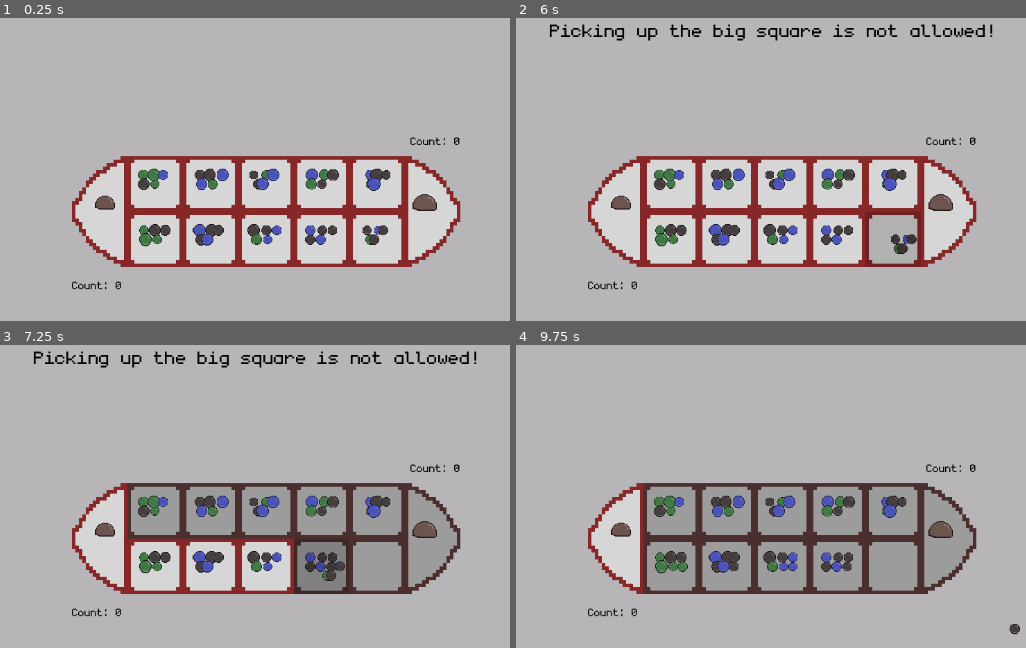
Above: before the commit, frames 1-4 (two rows, left to right).
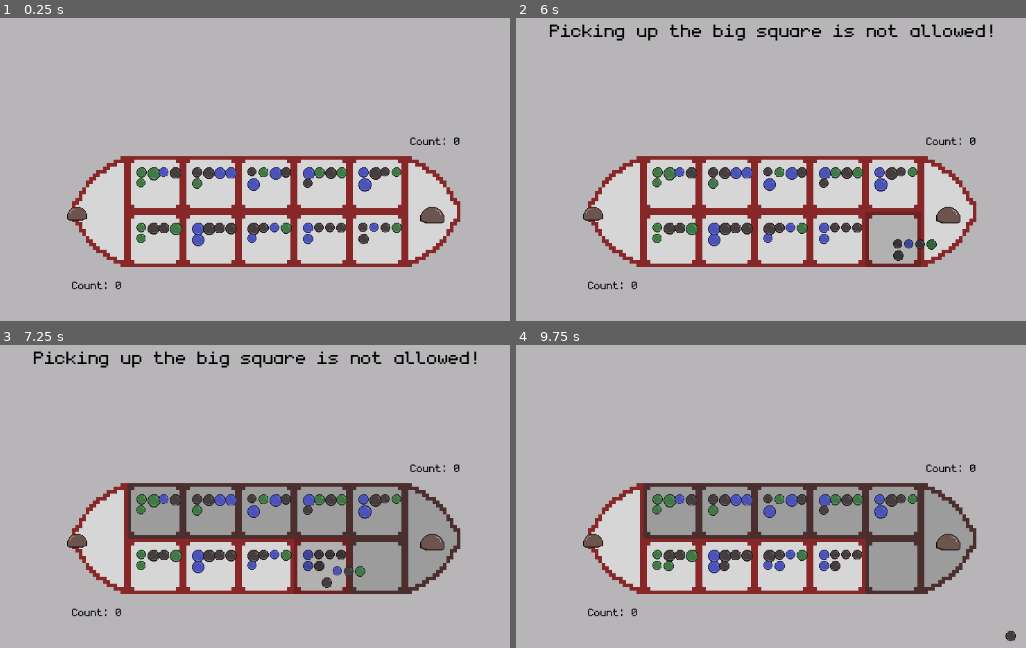
Above: after the commit, the same moments.

Repository: thannicko/QuanCaptureGame
Game: Godot game, scene res://scenes/main.tscn
Same seed, same stepped clock (60 frames per second), same inputs: the game is played once before the commit and once after it.
Inputs (mouse positions are in pixels of both pictures, inside the frame that each line leads up to):
- Up to frame 1 (0.25 s): no input
- Up to frame 2 (6 s): tap Enter at 0.5, 2, 3.5 s; move the mouse to (618, 211) at 0.52 s; click (618, 211) at 0.67 s; tap Space at 1.25, 2.75, 4.25 s; move the mouse to (669, 184) at 1.27 s; click (669, 184) at 1.42 s; move the mouse to (725, 184) at 2.02 s; click (725, 184) at 2.17 s; move the mouse to (781, 184) at 2.77 s; click (781, 184) at 2.92 s; move the mouse to (837, 184) at 3.52 s; click (837, 184) at 3.67 s; move the mouse to (893, 184) at 4.27 s; click (893, 184) at 4.42 s; move the mouse to (949, 211) at 5.02 s; click (949, 211) at 5.17 s; move the mouse to (893, 239) at 5.77 s; click (893, 239) at 5.92 s
- Up to frame 3 (7.25 s): move the mouse to (321, 566) at 6.52 s; click (321, 566) at 6.67 s
- Up to frame 4 (9.75 s): move the mouse to (781, 566) at 7.27 s; click (781, 566) at 7.42 s; move the mouse to (725, 566) at 8.02 s; click (725, 566) at 8.17 s; move the mouse to (669, 566) at 8.77 s; click (669, 566) at 8.92 s; move the mouse to (1005, 620) at 9.52 s; click (1005, 620) at 9.67 s

The runs differ from the first frame. In frame 1, 4.3% of the frame differs, in the area x 13-88%, y 49-76%; in frame 2, 4.3%; in frame 3, 5.5%; in frame 4, 10%, in the area x 13-99%, y 49-98%.

Commit message:
Added refill squares and count remaining rocks when game end

Diff:
--- a/scenes/bigrock.tscn
+++ b/scenes/bigrock.tscn
@@ -7,11 +7,13 @@
 radius = 17.72
 
 [node name="BigRock" type="Node2D"]
+z_index = 15
 script = ExtResource("1_xgb2t")
 rock_textures = Array[Texture2D]([ExtResource("2_fnhts")])
 score = 10
 
 [node name="Area2D" type="Area2D" parent="."]
+position = Vector2(18, 12.5)
 
 [node name="CollisionShape2D" type="CollisionShape2D" parent="Area2D"]
 scale = Vector2(0.926136, -0.7246)
@@ -19,4 +21,5 @@
 
 [node name="Sprite2D" type="Sprite2D" parent="."]
 texture_filter = 1
+position = Vector2(18, 12.5)
 texture = ExtResource("2_fnhts")
--- a/scenes/rock.tscn
+++ b/scenes/rock.tscn
@@ -13,10 +13,12 @@
 rock_textures = Array[Texture2D]([ExtResource("3_ibmlo"), ExtResource("1_0auhv"), ExtResource("4_udb54")])
 
 [node name="Area2D" type="Area2D" parent="."]
+position = Vector2(9, 9)
 
 [node name="CollisionShape2D" type="CollisionShape2D" parent="Area2D"]
 shape = SubResource("CircleShape2D_l2bjr")
 
 [node name="Sprite2D" type="Sprite2D" parent="."]
 texture_filter = 1
+position = Vector2(9, 9)
 texture = ExtResource("1_0auhv")
--- a/scenes/rockpile.tscn
+++ b/scenes/rockpile.tscn
@@ -1,23 +1,17 @@
-[gd_scene load_steps=3 format=3 uid="uid://b3nupaf0mqq2f"]
+[gd_scene load_steps=4 format=3 uid="uid://b3nupaf0mqq2f"]
 
 [ext_resource type="Script" path="res://scripts/rockpile.gd" id="1_ixije"]
 [ext_resource type="PackedScene" uid="uid://do5ciu7ykx32p" path="res://scenes/rock.tscn" id="1_jbstt"]
+[ext_resource type="PackedScene" uid="uid://cdwe6kexy05uu" path="res://scenes/bigrock.tscn" id="2_el74c"]
 
 [node name="Rockpile" type="Node2D"]
 z_index = 5
 script = ExtResource("1_ixije")
 
+[node name="BigRock" parent="." instance=ExtResource("2_el74c")]
+
 [node name="Rock" parent="." instance=ExtResource("1_jbstt")]
-position = Vector2(8, 8)
+position = Vector2(32, 0)
 
 [node name="Rock2" parent="." instance=ExtResource("1_jbstt")]
-position = Vector2(24, 8)
-
-[node name="Rock3" parent="." instance=ExtResource("1_jbstt")]
-position = Vector2(24, 24)
-
-[node name="Rock4" parent="." instance=ExtResource("1_jbstt")]
-position = Vector2(8, 24)
-
-[node name="Rock5" parent="." instance=ExtResource("1_jbstt")]
-position = Vector2(40, 8)
+position = Vector2(48, 0)
--- a/scenes/square.tscn
+++ b/scenes/square.tscn
@@ -12,6 +12,10 @@
 scale = Vector2(5, 5)
 script = ExtResource("1_6kgwa")
 
+[node name="Marker2D" type="Marker2D" parent="."]
+position = Vector2(2.6, 3.2)
+scale = Vector2(1, 1)
+
 [node name="Area2D" type="Area2D" parent="."]
 position = Vector2(8, 8)
 
@@ -23,9 +27,10 @@
 position = Vector2(8, 8)
 texture = ExtResource("2_5s413")
 
-[node name="Rockpile" parent="." instance=ExtResource("3_2vgq4")]
-position = Vector2(4.4, 5.4)
+[node name="Rockpile" parent="." node_paths=PackedStringArray("pileorigin") instance=ExtResource("3_2vgq4")]
+position = Vector2(1.2, 2.2)
 scale = Vector2(0.167, 0.167)
+pileorigin = NodePath("../Marker2D")
 
 [node name="DisableSquare" type="Sprite2D" parent="."]
 texture_filter = 1
--- a/scenes/squarebig.tscn
+++ b/scenes/squarebig.tscn
@@ -11,6 +11,10 @@
 [node name="SquareBig" type="Node2D"]
 scale = Vector2(5, 5)
 script = ExtResource("1_emkf0")
+
+[node name="Marker2D" type="Marker2D" parent="."]
+position = Vector2(4.4, 14.6)
+scale = Vector2(1, 1)
 
 [node name="Area2D" type="Area2D" parent="."]
 position = Vector2(8, 8)
@@ -47,6 +51,7 @@
 texture = ExtResource("3_o7wp7")
 flip_v = true
 
-[node name="Rockpile" parent="." instance=ExtResource("3_g1rkm")]
-position = Vector2(5.2, 13.4)
+[node name="Rockpile" parent="." node_paths=PackedStringArray("pileorigin") instance=ExtResource("3_g1rkm")]
+position = Vector2(3.2, 12.8)
 scale = Vector2(0.167, 0.167)
+pileorigin = NodePath("../Marker2D")
--- a/scripts/board.gd
+++ b/scripts/board.gd
@@ -4,6 +4,7 @@
 signal turn_started(player_index: int)
 signal turn_ended()
 signal game_ended()
+signal borrowed_from_stash(player_index: int, amount: int)
 
 const NumberOfSquares : int  = 12
 const NumberOfPlayerSquares : int  = 5
@@ -26,6 +27,13 @@
 	elif (index > NumberOfPlayerSquares + 1 and index < NumberOfSquares):
 		return 1
 	return -1
+
+func get_all_squares_in_row(row_index: int) -> Array[Square]:
+	var result : Array[Square] = []
+	for i in range(0, NumberOfSquares):
+		if (get_row_index(squares[i]) == row_index):
+			result.append(squares[i])
+	return result
 
 func _spawn_board():
 	squares.clear()
--- a/scripts/boardstatemachine/stateboardeatsquare.gd
+++ b/scripts/boardstatemachine/stateboardeatsquare.gd
@@ -7,13 +7,14 @@
 	exclamation_mark.hide()
 	exclamation_mark.reparent(statemachine.empty_square_to_tap)
 	exclamation_mark.position = Vector2(8, 8)
+	if (statemachine.empty_square_to_tap is BigSquare):
+		exclamation_mark.position.y += 8
 	exclamation_mark.show()
 	statemachine.empty_square_to_tap.enable()
 	statemachine.empty_square_to_tap.square_clicked.connect(on_empty_square_tapped)
 	statemachine.eaten_square.square_clicked.connect(on_square_eaten)
 
 func on_empty_square_tapped() -> void:
-	statemachine.empty_square_to_tap.disable()
 	statemachine.eaten_square.enable()
 	exclamation_mark.hide()
 
--- a/scripts/boardstatemachine/stateboardgameended.gd
+++ b/scripts/boardstatemachine/stateboardgameended.gd
@@ -1,7 +1,18 @@
 class_name StateBoardGameEnded extends State
+
+var board: Board
 
 func entry() -> void:
 	print("Enter: ", name)
-	statemachine.board.game_ended.emit()
 	GlobalPrompter.prompt("Game ended!")
-	#TODO: Restart
+	board = statemachine.board
+	board.game_ended.emit()
+	eat_all_remaining_squares_for_row(0)
+	eat_all_remaining_squares_for_row(1)
+	for square in board.squares:
+		square.disable()
+
+func eat_all_remaining_squares_for_row(row_index: int) -> void:
+	for square in board.get_all_squares_in_row(row_index):
+		if not square.is_empty():
+			board.square_eaten.emit(row_index, square)
--- a/scripts/boardstatemachine/stateboardpickuprocks.gd
+++ b/scripts/boardstatemachine/stateboardpickuprocks.gd
@@ -1,23 +1,43 @@
 class_name StateBoardPickupRocks extends State
+
+var allowed_squares: Array[Square]
+var board: Board
 
 func entry() -> void:
 	print("Entered: ", name)
 	statemachine.selected_square = null
 	statemachine.first_dropoff_square = null
-	for square_node in statemachine.board.squares:
+	board = statemachine.board
+	allowed_squares = board.get_all_squares_in_row(
+		statemachine.allowed_row_index)
+	if (is_all_squares_empty()):
+		print("All squares empty, refilling")
+		refill_squares()
+	for square_node in board.squares:
 		var square = square_node as Square
 		square.square_clicked.connect(on_square_clicked.bind(square))
 		square.enable()
 
-func check_all_squares_empty() -> void:
-	#TODO: Add take 5 of own stash if empty.
-	pass
+func is_all_squares_empty() -> bool:
+	for square in allowed_squares:
+		print(square, " is empty: ", square.is_empty())
+		if not square.is_empty():
+			return false
+	return true
+
+func refill_squares() -> void:
+	for square in allowed_squares:
+		square.rock_pile.put_down()
+		square.rock_pile.set_rocks(1)
+	board.borrowed_from_stash.emit(
+		statemachine.allowed_row_index,
+		board.NumberOfPlayerSquares)
 
 func on_square_clicked(square: Square) -> void:
 	if (statemachine.selected_square == null):
 		if (square is BigSquare):
 			GlobalPrompter.prompt("Picking up the big square is not allowed!")
-		elif (statemachine.board.get_row_index(square) != statemachine.allowed_row_index):
+		elif (not allowed_squares.has(square)):
 			GlobalPrompter.prompt("Only allowed to pick up from your own squares!")
 		elif (not square.rock_pile.is_empty()):
 			square.rock_pile.pick_up()
@@ -28,7 +48,7 @@
 		if (square == statemachine.selected_square):
 			square.rock_pile.put_down()
 			statemachine.selected_square = null
-		elif (abs(square.position.x - statemachine.selected_square.position.x) == square.get_size().x):
+		elif (abs(square.position.x - statemachine.selected_square.position.x) <= statemachine.selected_square.get_size().x):
 			print("First dropoff square: ", square.name)
 			statemachine.first_dropoff_square = square
 			_determine_selected_direction()
@@ -44,6 +64,6 @@
 
 func exit() -> void:
 	print("Exiting: selected square, ", statemachine.selected_square)
-	for square_node in statemachine.board.squares:
+	for square_node in board.squares:
 		var square = square_node as Square
 		square.square_clicked.disconnect(on_square_clicked)
--- a/scripts/boardstatemachine/stateboardputrocks.gd
+++ b/scripts/boardstatemachine/stateboardputrocks.gd
@@ -36,7 +36,6 @@
 	if (statemachine.selected_square.rock_pile.rocks_count() > 0):
 		var rock = statemachine.selected_square.rock_pile.pop_front()
 		destination.rock_pile.add_rock(rock)
-		destination.disable()
 		_square_path.erase(destination)
 		statemachine.last_dropoff_square = destination
 		_check_path_empty()
--- a/scripts/boardstatemachine/stateboardsetup.gd
+++ b/scripts/boardstatemachine/stateboardsetup.gd
@@ -5,6 +5,7 @@
 	for square_node in statemachine.board.squares:
 		var square = square_node as Square
 		square.set_process_input(false)
+		square.rock_pile.set_container_size(square.global_position, square.get_size())
 		if (square is BigSquare):
 			square.rock_pile.set_big_rocks(statemachine.NumberOfStartingRocksBigSquare)
 		else:
--- a/scripts/playerrockpile.gd
+++ b/scripts/playerrockpile.gd
@@ -6,11 +6,18 @@
 @onready var count_label : Label = $"Label"
 
 func _ready() -> void:
-	rock_pile.set_container_size(Vector2(128, 128))
+	rock_pile.set_container_size(rock_pile.global_position, Vector2(128, 128))
 	board.square_eaten.connect(on_square_eaten)
+	board.borrowed_from_stash.connect(on_borrowed_from_stash)
 
 func on_square_eaten(index: int, square: Square) -> void:
 	if (index == player_index):
 		rock_pile.add_rocks(square.rock_pile.rocks())
 		count_label.text = "Score: " + str(rock_pile.score())
 		square.eat()
+
+func on_borrowed_from_stash(index: int, amount: int) -> void:
+	if (index == player_index):
+		print(index, " - Removed from stash: ", amount)
+		rock_pile.remove_rocks(amount)
+		count_label.text = "Score: " + str(rock_pile.score())
--- a/scripts/rock.gd
+++ b/scripts/rock.gd
@@ -4,6 +4,14 @@
 @export var score: int = 1
 @onready var sprite : Sprite2D = $"Sprite2D"
 
+var _stored_texture: Texture2D = null
+
 func _ready() -> void:
-	var index = randi_range(0, rock_textures.size() - 1)
-	sprite.texture = rock_textures[index]
+	if (_stored_texture == null):
+		var index = randi_range(0, rock_textures.size() - 1)
+		sprite.texture = rock_textures[index]
+	else:
+		sprite.texture = _stored_texture
+
+func set_texture(texture: Texture2D) -> void:
+	_stored_texture = texture
--- a/scripts/rockpile.gd
+++ b/scripts/rockpile.gd
@@ -1,22 +1,28 @@
 class_name RockPile extends Node2D
+
+@export var pileorigin: Marker2D
 
 const RockSize: int = 16
 const RockScene: PackedScene = preload("res://scenes/rock.tscn")
 const BigRockScene: PackedScene = preload("res://scenes/bigrock.tscn")
 var picked_up: bool = false
-var container_size: Vector2
+var _container_global_position: Vector2
+var _max_global_position: Vector2
 var max_rocks_in_row: int
 var _position_when_picked_up: Vector2 = Vector2.ZERO
 var _rocks: Array[Rock]
+var _starting_position: Vector2
 
 func _ready() -> void:
+	_starting_position = global_position
 	_rocks.clear()
 	for child in get_children():
 		child.queue_free()
 
-func set_container_size(size: Vector2) -> void:
-	container_size = size - Vector2(30, 30)
-	max_rocks_in_row = container_size.x / RockSize
+func set_container_size(global_pos: Vector2, size: Vector2) -> void:
+	_container_global_position = global_pos + Vector2(8, 8)
+	_max_global_position = _container_global_position + size
+	max_rocks_in_row = (size.x - RockSize) / RockSize
 
 func is_empty() -> bool:
 	return rocks_count() <= 0
@@ -46,15 +52,37 @@
 func pop_front() -> Node2D:
 	return _rocks.pop_front()
 
-func add_rock(rock : Node2D) -> void:
+func add_rock(rock : Rock) -> void:
 	picked_up = false
-	rock.reparent(self)
-	_rocks.append(rock)
-	_set_rock_position(rock, _rocks.find(rock))
+	var new_rock = duplicate_rock(rock)
+	add_child(new_rock)
+	_rocks.append(new_rock)
+	_set_rock_position(new_rock, _rocks.find(new_rock))
+	rock.queue_free()
+
+func duplicate_rock(rock: Rock) -> Rock:
+	var new_rock: Rock
+	if (rock is Rock):
+		new_rock = RockScene.instantiate() as Rock
+	elif (rock is BigRock):
+		new_rock = BigRockScene.instantiate() as BigRock
+	new_rock.set_texture(rock.sprite.texture)
+	return new_rock
 
 func add_rocks(rocks : Array[Rock]) -> void:
 	for rock in rocks:
 		add_rock(rock)
+
+func remove_rocks(amount: int) -> void:
+	var count: int = 0
+	for rock in _rocks:
+		if count == amount:
+			break
+		if rock is BigRock:
+			continue
+		rock.queue_free()
+		_rocks.erase(rock)
+		count += 1
 
 func rocks() -> Array[Rock]:
 	return _rocks
@@ -78,11 +106,13 @@
 		_set_rock_position(rock, i)
 
 func _set_rock_position(rock: Node2D, index: int) -> void:
-	rock.position.x = (index % max_rocks_in_row) * RockSize
-	rock.position.x += randi_range(0, 10)
-	rock.position.y = (index / max_rocks_in_row) * RockSize
-	rock.position.x = min(rock.position.x, container_size.x)
-	rock.position.y = min(rock.position.y, container_size.y)
+	if (pileorigin != null):
+		position = pileorigin.position
+	rock.global_position.x += (index % max_rocks_in_row) * RockSize
+	rock.global_position.y += (index / max_rocks_in_row) * RockSize
+	rock.global_position.x = min(rock.global_position.x, _max_global_position.x)
+	rock.global_position.y = min(rock.global_position.y, _max_global_position.y)
+	print("Set rock position: ", rock, index, " -> ", rock.global_position, " vs origin: ", global_position)
 
 func _add_rock_to_scene(rock: Node2D):
 	var random_scale = randf_range(0.85, 1.25)
--- a/scripts/square.gd
+++ b/scripts/square.gd
@@ -15,7 +15,7 @@
 func _ready() -> void:
 	area2d.mouse_entered.connect(_on_mouse_entered_square)
 	area2d.mouse_exited.connect(_on_mouse_exited_square)
-	rock_pile.set_container_size(get_size())
+	rock_pile.set_container_size(global_position, get_size())
 	disabled_square.hide()
 
 func is_empty() -> bool:
--- a/scripts/squarebig.gd
+++ b/scripts/squarebig.gd
@@ -7,18 +7,22 @@
 const RightFacingFirstHalfRotation : int = 0
 const RightFacingSecondHalfRotation : int = -90
 
+func _ready() -> void:
+	super._ready()
+	print(name, " global ", global_position)
+
 func get_size() -> Vector2:
-	return Vector2(16 * scale.x, 32 * scale.y)
+	return Vector2(16 * scale.x * 0.9, 32 * scale.y * 0.9)
 
 func _input(event: InputEvent) -> void:
 	super._input(event)
 
 func face_left() -> void:
 	sprite.rotation_degrees = 180
-	rock_pile.position.x = 4 # Put the rock in the middle
+	rock_pile.scale.x *= 1
 	disabled_square.rotation_degrees = sprite.rotation_degrees
 
 func face_right() -> void:
 	sprite.rotation_degrees = 0
-	rock_pile.position.x = 8
+	rock_pile.scale.x *= -1
 	disabled_square.rotation_degrees = sprite.rotation_degrees
